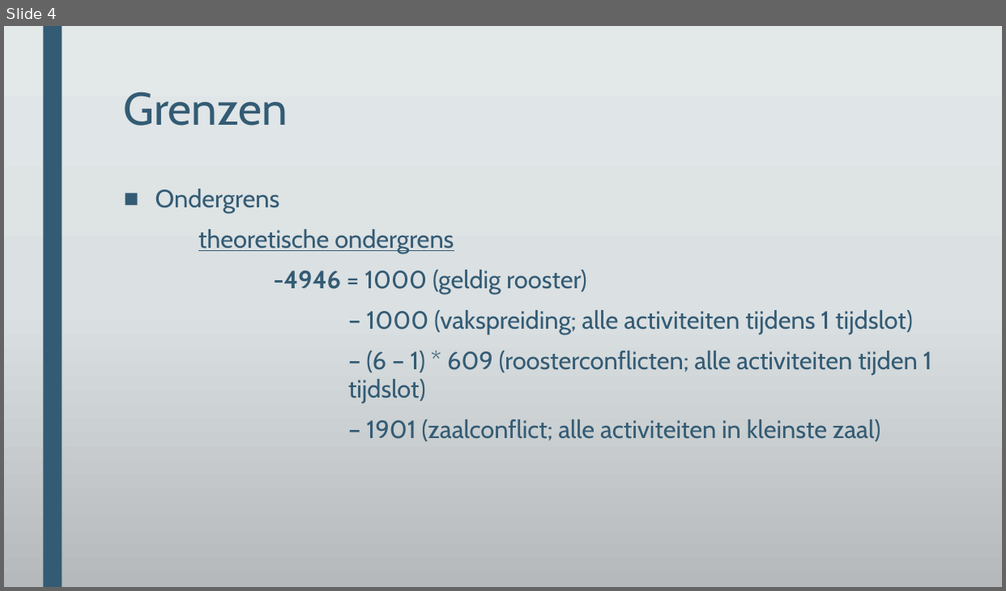
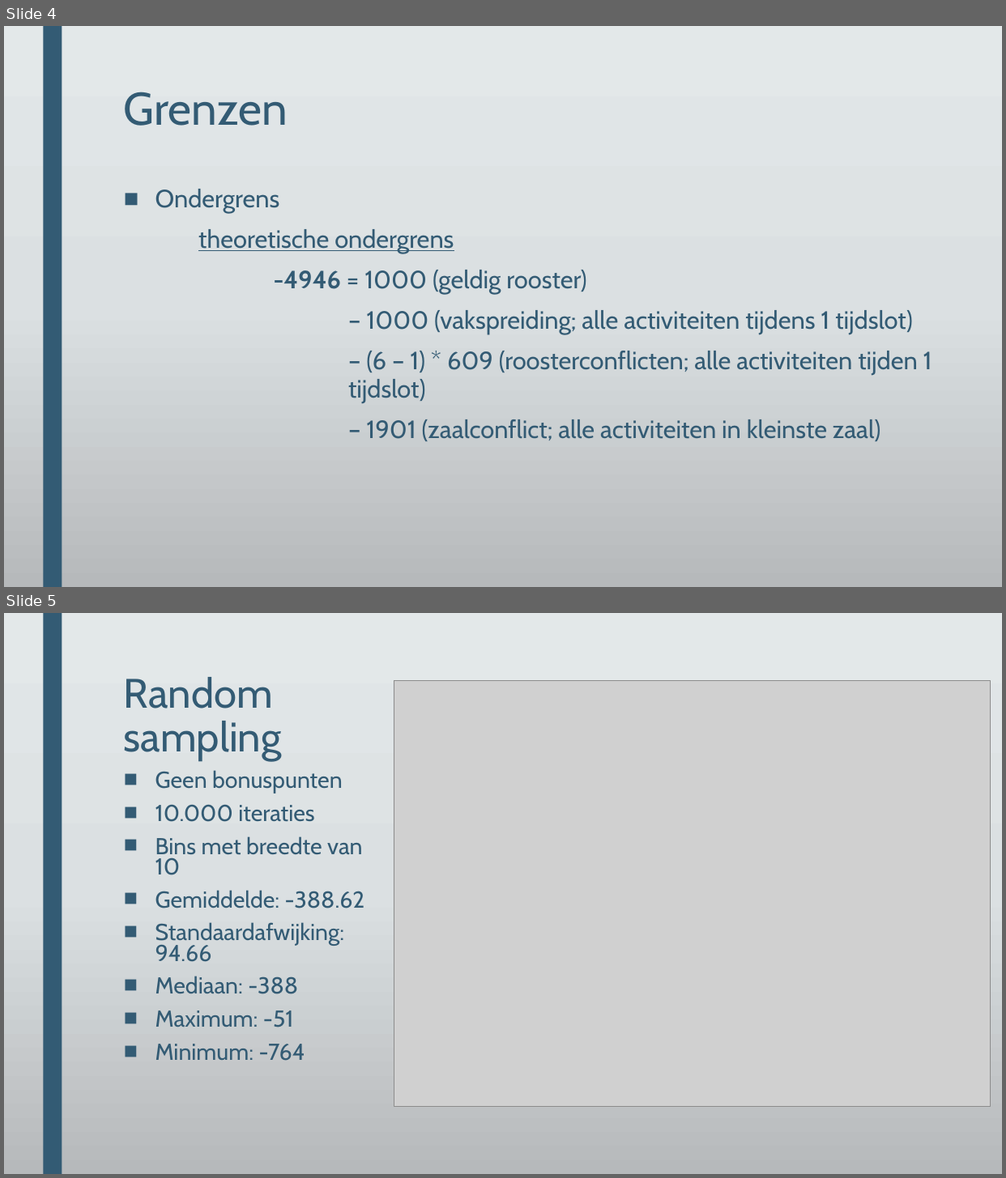
Before and after one commit to DeRoostermakers/Heuristieken, a slide deck: Presentaties/Week4/Lectures & Lesroosters toestandsruimte en grenzen.pptx. Shown one above the other, each under a label of ours: slide 4 before the commit, slides 4 and 5 after it. The pictures are 1006x591 and 1006x1178 pixels, drawn with LibreOffice and Linux fonts; fonts in the diff are those of the drawing; grey boxes stand for pictures; background and template pictures are left out. Boxes give left, top, right and bottom in pixels: in the first picture for what was removed or moved away, otherwise in the second. Text is boxed around its words. In the diff, an @@ line names an element or a change of style, - is before the commit and + after.

Commit message:
random sampling

```diff
--- a/Presentaties/Week4/Lectures & Lesroosters toestandsruimte en grenzen.pptx
+++ b/Presentaties/Week4/Lectures & Lesroosters toestandsruimte en grenzen.pptx
@@ slide 5 added at <box>4,613,1002,1174</box>, background gradient #E3E8EA to #DCE0E2 to #B6BABC; not listed: 1 template element that a slide beside it also shows @@
@@ title added at <box>124,677,282,761</box>, 39.6 pt, text #335B74 @@
+Random sampling
@@ picture added at <box>394,680,991,1106</box> @@
@@ text added at <box>155,770,365,1061</box>, 22.2 pt, text #335B74 @@
+■ Geen bonuspunten
+■ 10.000 iteraties
+■ Bins met breedte van 10
+■ Gemiddelde: -388.62
+■ Standaardafwijking: 94.66
+■ Mediaan: -388
+■ Maximum: -51
+■ Minimum: -764
```
Also in this commit, not shown: 1 slide changed, 4 other files.
